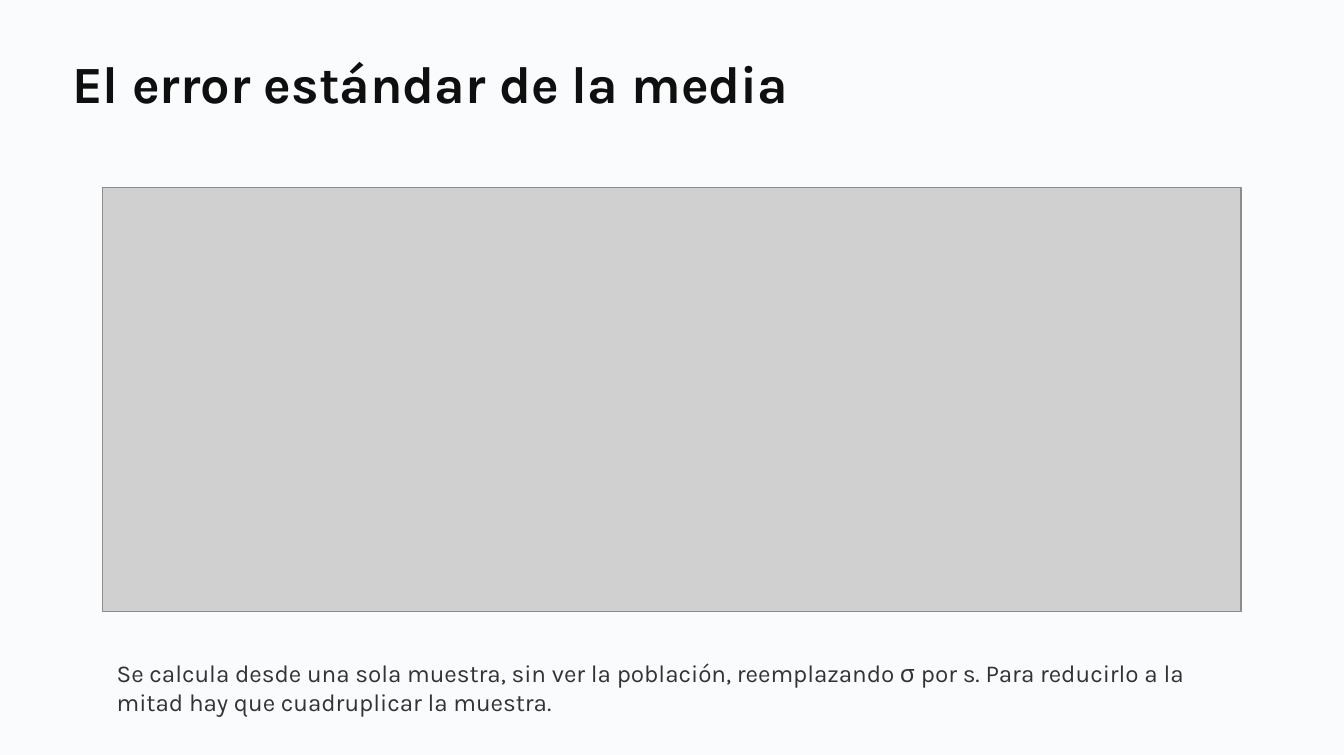
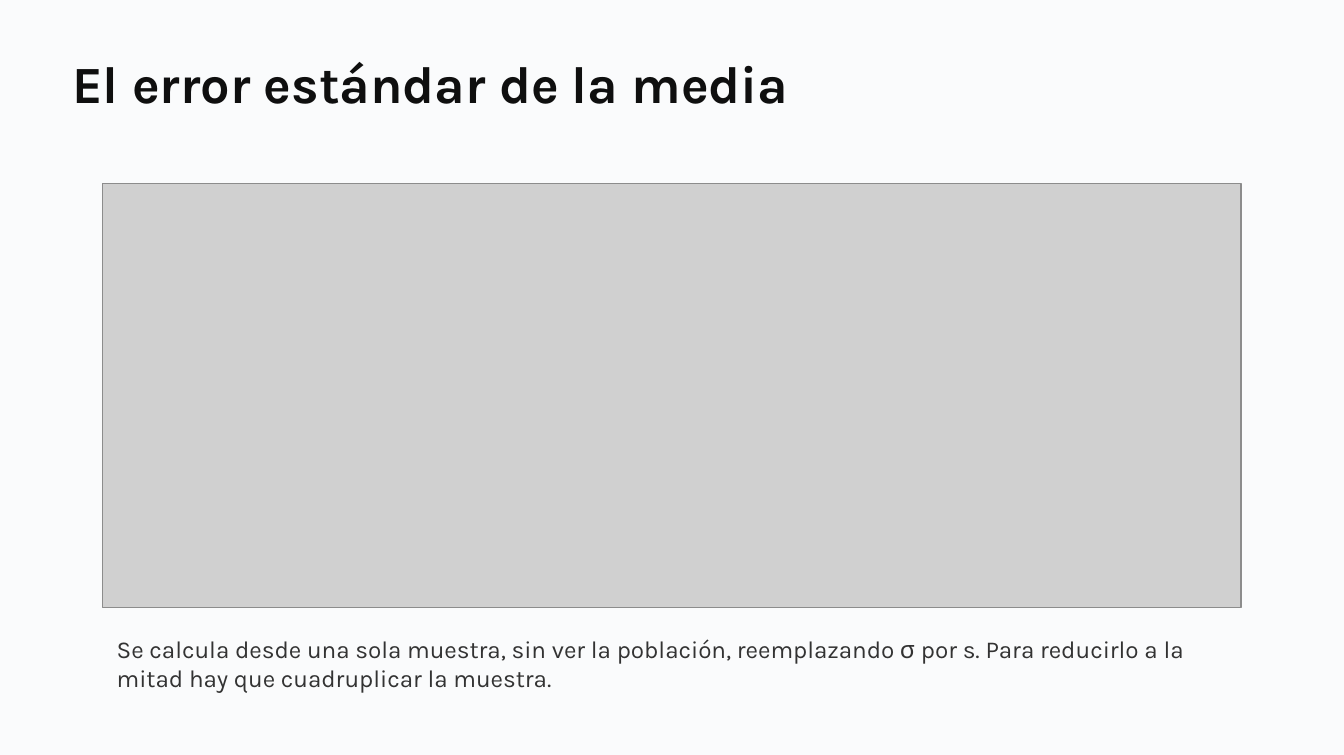
Before and after one commit to daniopitz/diplomado-cdd, a slide deck: slide 14 of presentaciones/clase05_probabilidad_inferencia.pptx. Drawn at 1344x755 pixels with LibreOffice and Linux fonts; fonts in the diff are those of the drawing; grey boxes stand for pictures. Boxes give left, top, right and bottom in pixels: in the first picture for what was removed or moved away, otherwise in the second. Text is boxed around its words. In the diff, an @@ line names an element or a change of style, - is before the commit and + after.

```diff
--- a/presentaciones/clase05_probabilidad_inferencia.pptx
+++ b/presentaciones/clase05_probabilidad_inferencia.pptx
@@ picture: place and size @@
-picture at <box>102,188,1241,613</box>
+picture at <box>102,184,1241,609</box>
@@ text "Se calcula desde una sola ...": place and size @@
-text "Se calcula desde una sola ..." at <box>117,663,1184,717</box>
+text "Se calcula desde una sola ..." at <box>117,639,1184,693</box>
```
Also in this commit, not shown: 33 other slides changed, 2 slides added, 1 other file.
